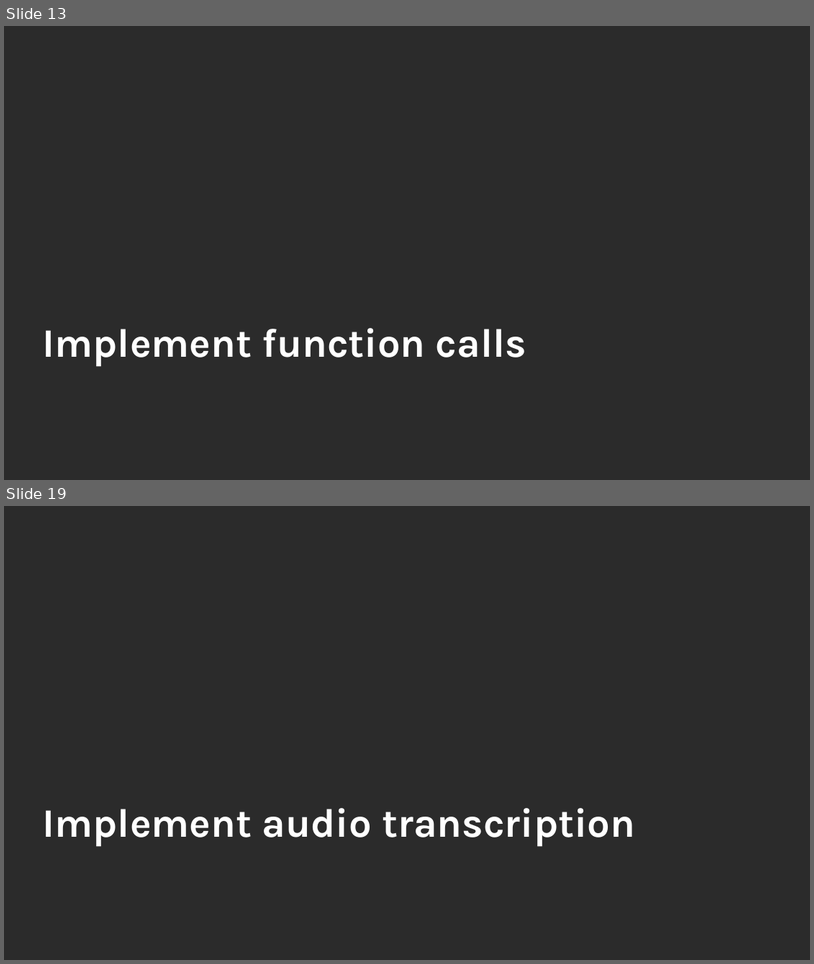
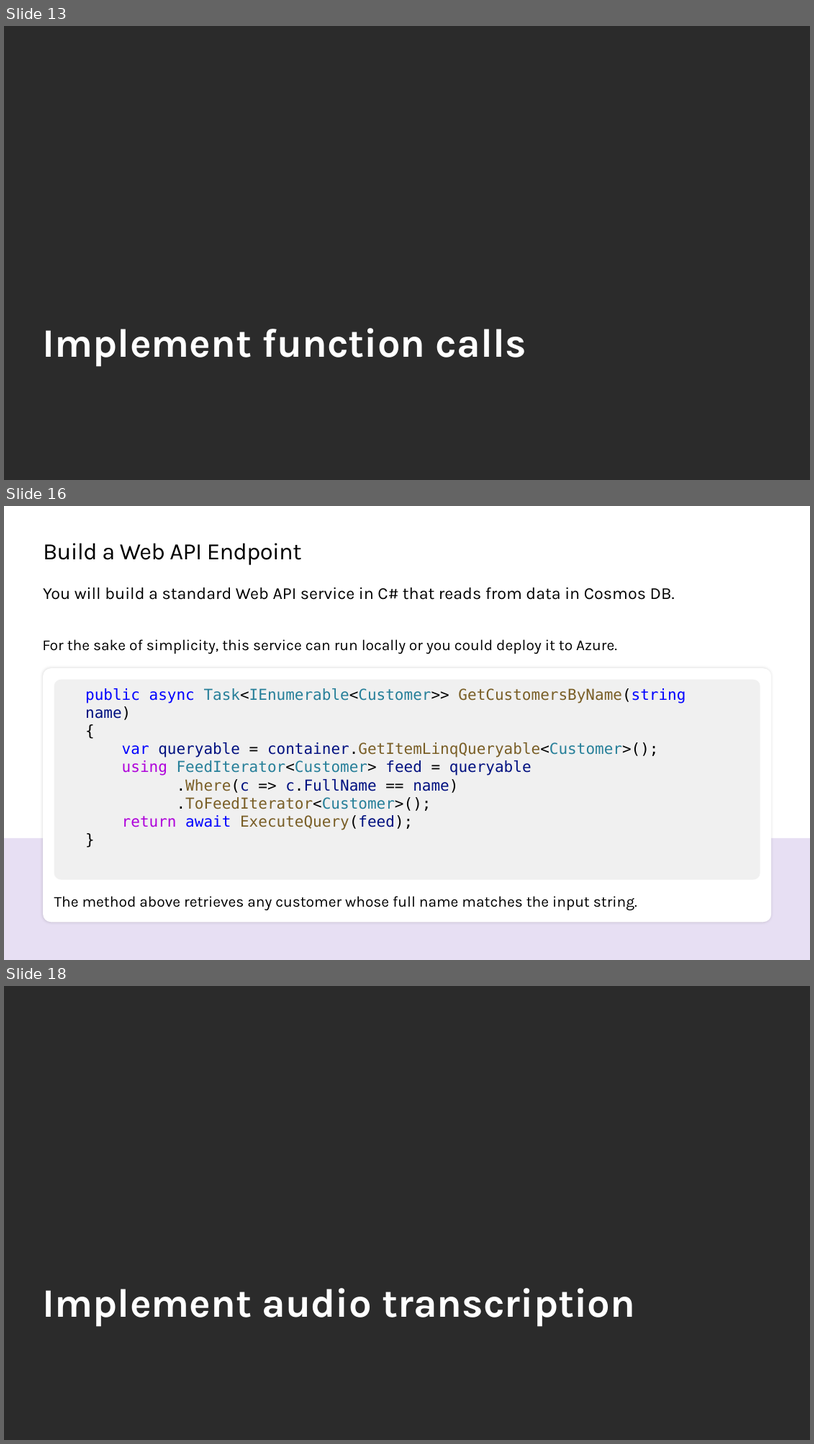
Before and after one commit to microsoft/TechExcel-Implementing-automation-practices-using-Azure-OpenAI, a slide deck: Outline/Lab Slides.pptx. Shown one above the other, each under a label of ours: slides 13 and 19 before the commit, slides 13, 16 and 18 after it; the slides between them are not shown. The pictures are 814x964 and 814x1444 pixels, drawn with LibreOffice and Linux fonts; fonts in the diff are those of the drawing; background and template pictures are left out; a plain dark background stands for a picture behind light text. Boxes give left, top, right and bottom in pixels: in the first picture for what was removed or moved away, otherwise in the second. Text is boxed around its words. In the diff, an @@ line names an element or a change of style, - is before the commit and + after.

```diff
--- a/Outline/Lab Slides.pptx
+++ b/Outline/Lab Slides.pptx
@@ slide 16 added at <box>4,506,810,960</box>, background #FFFFFF @@
@@ title added at <box>43,543,302,565</box>, 28 pt, text #000000 @@
+Build a Web API Endpoint
@@ text added at <box>43,587,675,600</box>, 20 pt, text #000000 @@
+You will build a standard Web API service in C# that reads from data in Cosmos DB.
@@ text added at <box>42,639,617,654</box>, 18 pt, text #000000 @@
+For the sake of simplicity, this service can run locally or you could deploy it to Azure.
@@ freeform shape added at <box>43,668,772,921</box>, fill #FFFFFF @@
@@ freeform shape added at <box>54,679,761,879</box>, fill #F0F0F0 @@
@@ text added at <box>85,688,686,830</box>, 18 pt, text #795E26 @@
+public async Task<IEnumerable<Customer>> GetCustomersByName(string name)
+{
+var queryable = container.GetItemLinqQueryable<Customer>();
+using FeedIterator<Customer> feed = queryable
+.Where(c => c.FullName == name)
+.ToFeedIterator<Customer>();
+return await ExecuteQuery(feed);
+}
@@ rectangle added at <box>4,838,810,960</box>, fill #E7DFF3 @@
@@ text added at <box>54,896,638,910</box>, 18 pt, text #000000 @@
+The method above retrieves any customer whose full name matches the input string.
@@ what was slide 19 is now slide 18 @@
```
Also in this commit, not shown: 5 slides changed, 11 other slides added, 16 slides removed, 18 other files.
